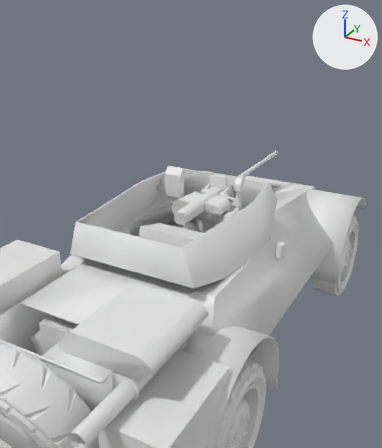
One commit to the Blender file Swedish Armored Reconnaissance/armoured car.blend: the scene before it, then after it.
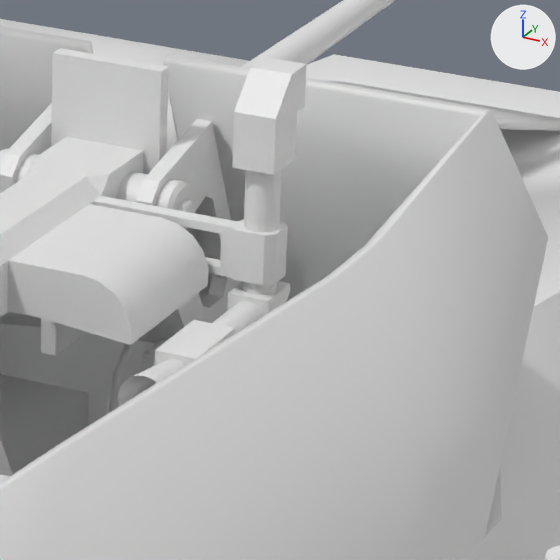
There are two pictures of each version: one from a 50 mm lens placed at (1.876, -3.837, 3.044), pointed at (-0.049, -0.337, 1.294), one close up on the part from 53% to 73% of the width and 38% to 55% of the height. The lights are fixed; the arrows at upper right show +X, +Y and +Z.

Objects in the first close-up: 'Fuel Tanks', 'Gun 20mm', 'Gun Mount', 'Hull (Unmirrored)', 'Turret Armour'.
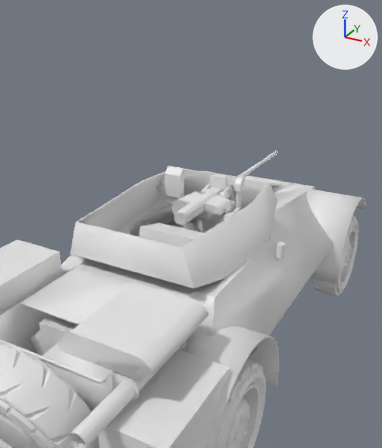
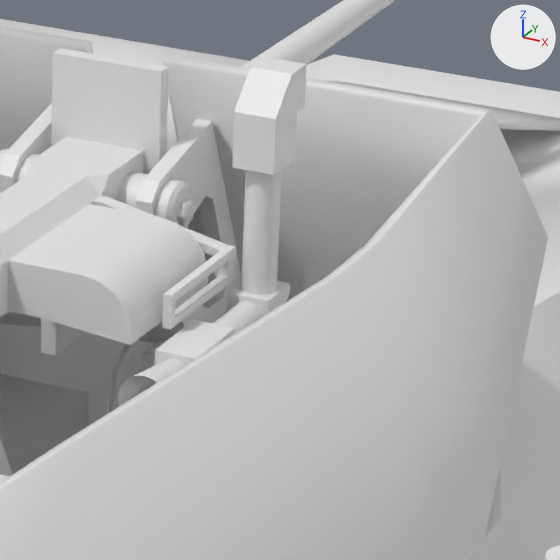
Commit message: modified optic

The change, as a diff of the scene's bpy script:
```diff
--- a/Swedish Armored Reconnaissance/armoured car.blend.py
+++ b/Swedish Armored Reconnaissance/armoured car.blend.py
@@ me_cylinder_001 @@
 # used by ob_gun_20mm; location = (0.0, 0.0, 1.45)
-me_cylinder_001.from_pydata(...)  # 652 vertices, 489 faces; spans x -0.25..0.29, y -0.6..1.48, z -0.3..0.21
+me_cylinder_001.from_pydata(...)  # 668 vertices, 511 faces; spans x -0.25..0.29, y -0.6..1.48, z -0.3..0.21
+# me_cylinder_001 part 1
+# 14 vertices are removed from x 0.07..0.27, y -0.09..-0.04, z -0.03..0.03
+# 22 faces are deleted
+# 3 vertices in x 0.07..0.23, y -0.09..-0.07, z -0.03..-0.02 move by (-0.01, 0.0, -0.01)
+# 5 vertices move from x 0.23..0.27, y -0.09..-0.04, z -0.03..0.03 to x 0.21..0.22, y -0.24..-0.07, z -0.04..0.0
+# 30 vertices are added at x 0.06..0.22, y -0.24..-0.07, z -0.04..0.03
+# 44 new faces join them
```

Pixel boxes (x1, y1, x2, y2) of what changed, in the close-ups (560 x 560 px):
part 1 of me_cylinder_001, built on
    before: (93, 196, 287, 285)
    after: (93, 196, 236, 330)
